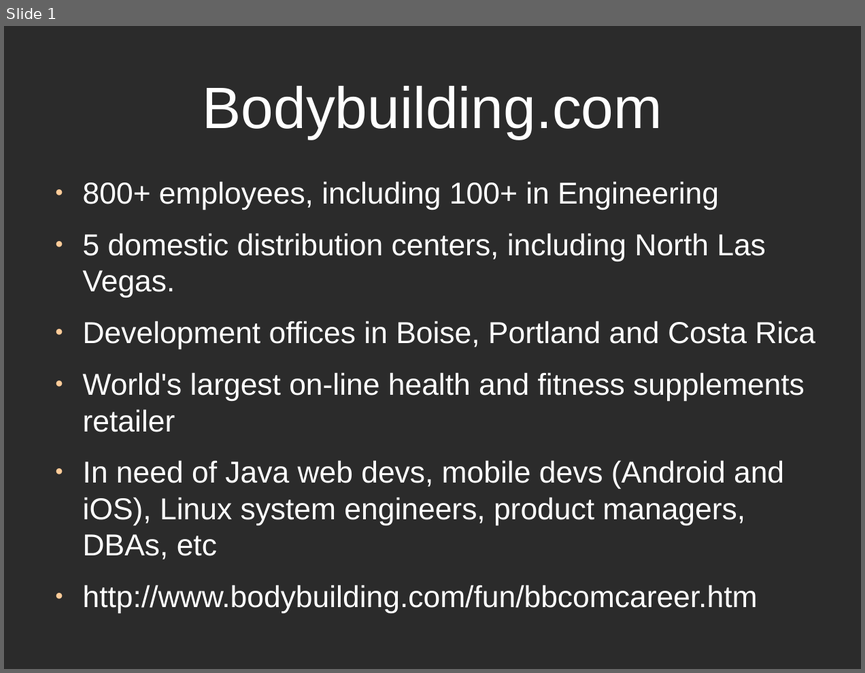
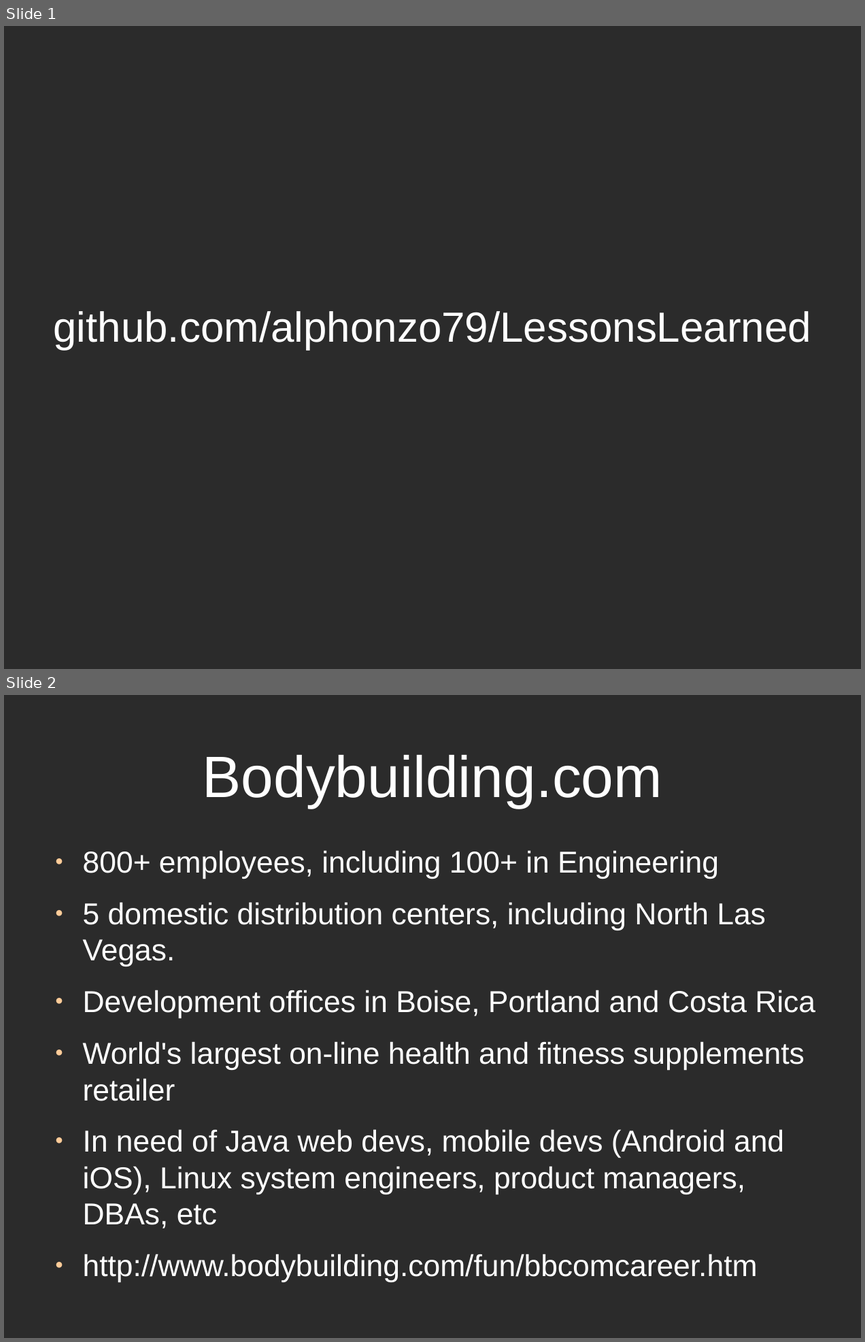
Before and after one commit to alphonzo79/LessonsLearned, a slide deck: LessonsLearnedPresentationSlides.odp. Shown one above the other, each under a label of ours: slide 1 before the commit, slides 1 and 2 after it. The pictures are 865x673 and 865x1342 pixels, drawn with LibreOffice and Linux fonts; fonts in the diff are those of the drawing; background and template pictures are left out; a plain dark background stands for a picture behind light text. Boxes give left, top, right and bottom in pixels: in the first picture for what was removed or moved away, otherwise in the second. Text is boxed around its words. In the diff, an @@ line names an element or a change of style, - is before the commit and + after.

Commit message:
Updating slides

```diff
--- a/LessonsLearnedPresentationSlides.odp
+++ b/LessonsLearnedPresentationSlides.odp
@@ slide 1 added at (4,26,861,669), background picture (left out) @@
@@ title added at (53,311,811,350), 39 pt, text #FFFFFF @@
+github.com/alphonzo79/LessonsLearned
@@ what was slide 1 is now slide 2 @@
```
